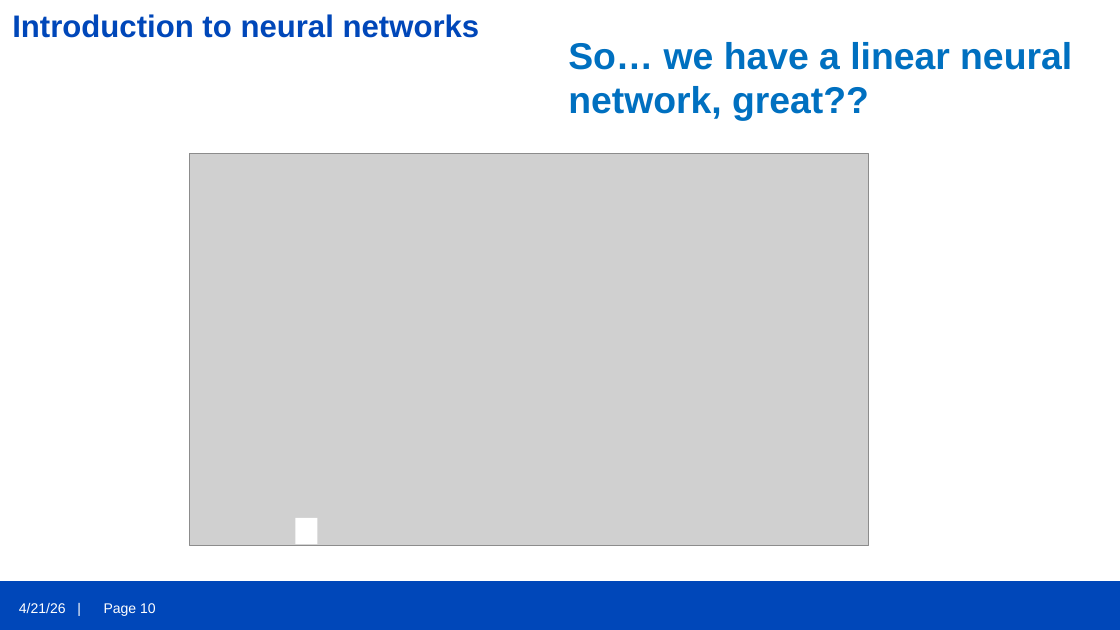
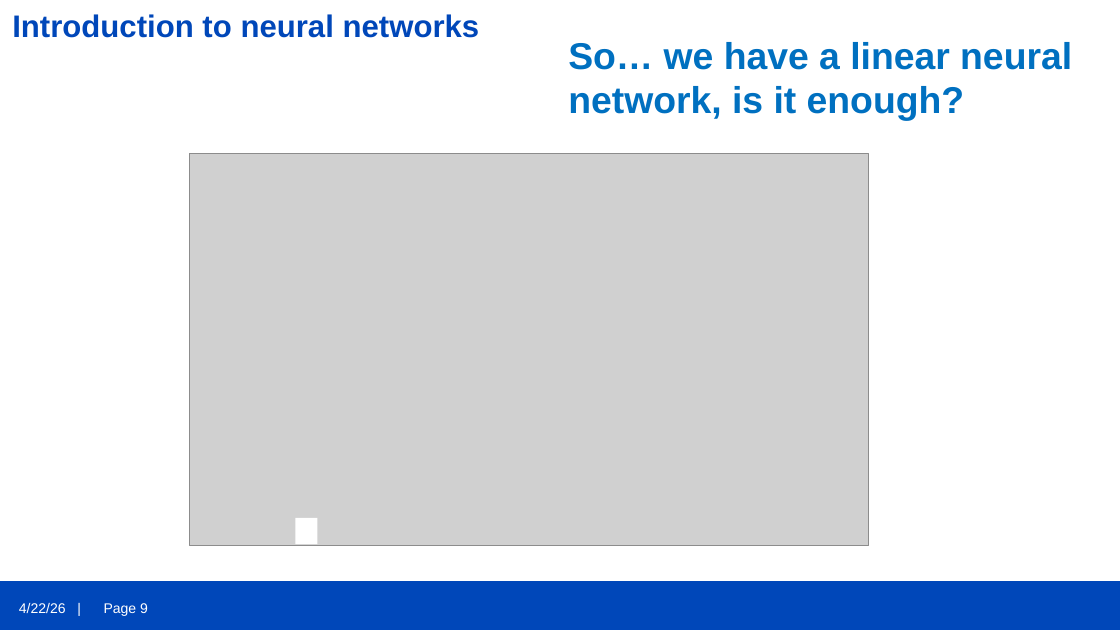
Before and after one commit to OscarGVelasco/DKFZ_bio_2026, a slide deck: slide 9 of Introduction_Neural_nets_Oscar_20April2026.pptx (slide 10 before the commit). Drawn at 1120x630 pixels with LibreOffice and Linux fonts; fonts in the diff are those of the drawing; grey boxes stand for pictures; background and template pictures are left out. Boxes give left, top, right and bottom in pixels: in the first picture for what was removed or moved away, otherwise in the second. Text is boxed around its words. In the diff, an @@ line names an element or a change of style, - is before the commit and + after.

```diff
--- a/Introduction_Neural_nets_Oscar_20April2026.pptx
+++ b/Introduction_Neural_nets_Oscar_20April2026.pptx
@@ text at (568,42,1072,121): text changed @@
-So… we have a linear neural network, great??
+So… we have a linear neural network, is it enough?
@@ text at (19,603,66,613): text changed @@
-4/21/26 |
+4/22/26 |
@@ page number at (104,603,148,616): text changed @@
-Page 10
+Page 9
```
Also in this commit, not shown: 33 other slides changed, 1 slide removed.
